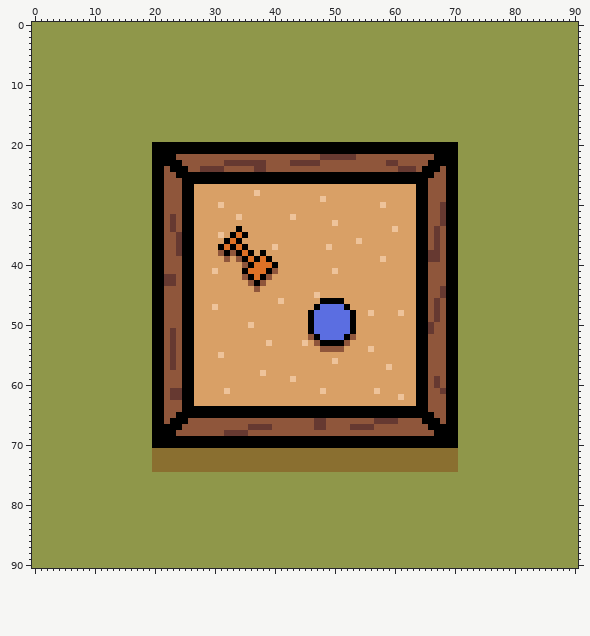
File history of a pixel-art file, src/assets/images/lawn-sand.ase. Above, as it was before the edit.
91x91 pixels, 1 frame.
After the commit:
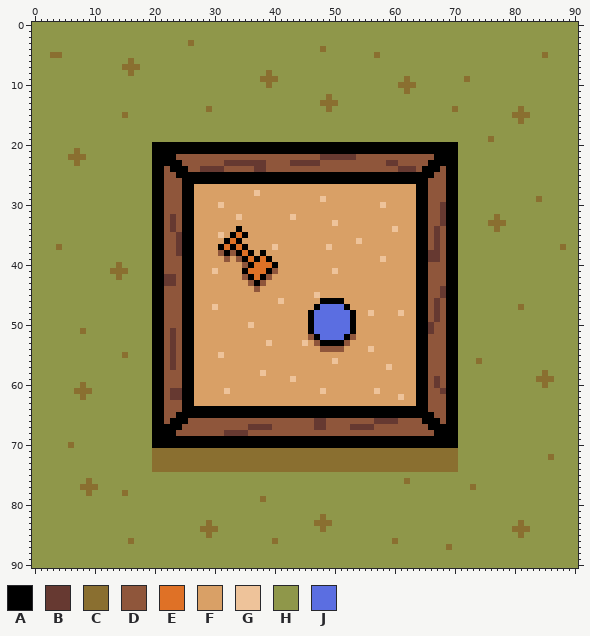
Palette (. is transparent): A #000000  B #663931  C #8a6f30  D #8f563b  E #df7126  F #d9a066  G #eec39a  H #8f974a  J #5b6ee1
The edit:
y 3: x 26 H -> C
y 4: x 48 H -> C
y 5: x 3..4 HH -> CC; x 57 H -> C; x 85 H -> C
y 6: x 16 H -> C
y 7: x 15..17 HHH -> CCC
y 8: x 16 H -> C; x 39 H -> C
y 9: x 38..40 HHH -> CCC; x 62 H -> C; x 72 H -> C
y 10: x 39 H -> C; x 61..63 HHH -> CCC
y 11: x 62 H -> C
y 12: x 49 H -> C
y 13: x 48..50 HHH -> CCC
y 14: x 29 H -> C; x 49 H -> C; x 70 H -> C; x 81 H -> C
y 15: x 15 H -> C; x 80..82 HHH -> CCC
y 16: x 81 H -> C
y 19: x 76 H -> C
y 21: x 7 H -> C
y 22: x 6..8 HHH -> CCC
y 23: x 7 H -> C
y 29: x 84 H -> C
y 32: x 77 H -> C
y 33: x 76..78 HHH -> CCC
y 34: x 77 H -> C
y 37: x 4 H -> C; x 88 H -> C
y 40: x 14 H -> C
y 41: x 13..15 HHH -> CCC
y 42: x 14 H -> C
y 47: x 81 H -> C
y 51: x 8 H -> C
y 55: x 15 H -> C
y 56: x 74 H -> C
y 58: x 85 H -> C
y 59: x 84..86 HHH -> CCC
y 60: x 8 H -> C; x 85 H -> C
y 61: x 7..9 HHH -> CCC
y 62: x 8 H -> C
y 70: x 6 H -> C
y 72: x 86 H -> C
y 76: x 9 H -> C; x 62 H -> C
y 77: x 8..10 HHH -> CCC; x 73 H -> C
y 78: x 9 H -> C; x 15 H -> C
y 79: x 38 H -> C
y 82: x 48 H -> C
y 83: x 29 H -> C; x 47..49 HHH -> CCC; x 81 H -> C
y 84: x 28..30 HHH -> CCC; x 48 H -> C; x 80..82 HHH -> CCC
y 85: x 29 H -> C; x 81 H -> C
y 86: x 16 H -> C; x 40 H -> C; x 60 H -> C
y 87: x 69 H -> C
